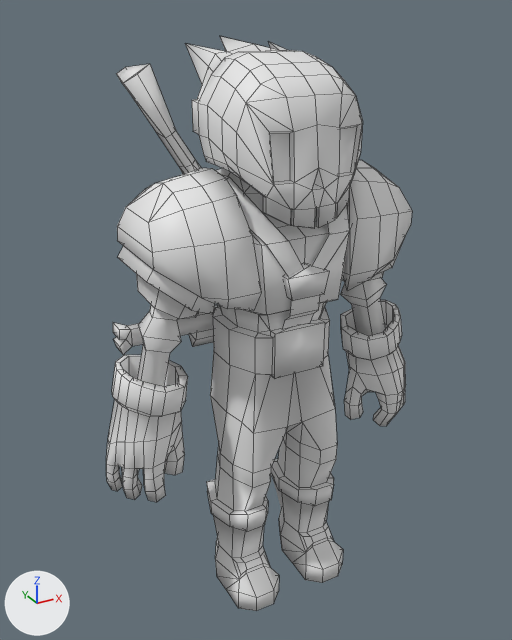
One commit to the Blender file Vochap/Assets/Models/Hero/vochap.blend: the scene before it, then after it.
Both versions are drawn from a 50 mm camera at (-6.56, -11.11, 11.77) aimed at (-0.03, 0.77, 5.84). Every picture has the same lights, and +X, +Y and +Z are marked at lower left. Mesh edges are drawn as thin lines. Materials are left out; every surface is plain grey.

The older version as bpy lines, for what is in view:
```python
me_mesmachete = bpy.data.meshes.new('MESmachete')
me_mesmachete.from_pydata(...)  # 30 vertices, 30 faces; spans x -0.19..0.19, y -3.79..0.96, z -0.52..0.3
me_mesmachete.polygons.foreach_set('use_smooth', [True] * 30)
me_mesmachete.materials.append(mat_matmachete)
me_messhortrifle = bpy.data.meshes.new('MESshortrifle')
me_messhortrifle.from_pydata(...)  # 85 vertices, 91 faces; spans x -0.6..0.6, y -0.92..0.53, z -2.31..1.59
me_messhortrifle.polygons.foreach_set('use_smooth', [True] * 91)
me_messhortrifle.materials.append(mat_matshortlife)
me_mesvochap = bpy.data.meshes.new('MESvochap')
me_mesvochap.from_pydata(...)  # 1030 vertices, 1035 faces; spans x -3.63..3.63, y 0.0..11.28, z -2.29..1.34
me_mesvochap.polygons.foreach_set('use_smooth', [True] * 1035)
me_mesvochap.materials.append(mat_matvochap)
ob_machete = bpy.data.objects.new('machete', me_mesmachete)
ob_machete.parent = ob_vochap
ob_machete.location = (-1.945, 5.856, -1.171)
ob_machete.rotation_euler = (-1.571, 1.571, 0.0)  # degrees (-90, 90, 0)
ob_shortrifle = bpy.data.objects.new('shortrifle', me_messhortrifle)
ob_shortrifle.parent = ob_vochap
ob_shortrifle.location = (-0.893, 8.937, -1.9)
ob_shortrifle.rotation_euler = (-1.571, 3.142, 3.665)  # degrees (-90, 180, 210)
ob_shortrifle.scale = (0.874, 0.874, 0.874)
ob_vochap = bpy.data.objects.new('vochap', me_mesvochap)
ob_vochap.location = (0.0, 0.0, 0.0)
ob_vochap.rotation_euler = (1.571, 0.0, 0.0)  # degrees (90, 0, 0)
```
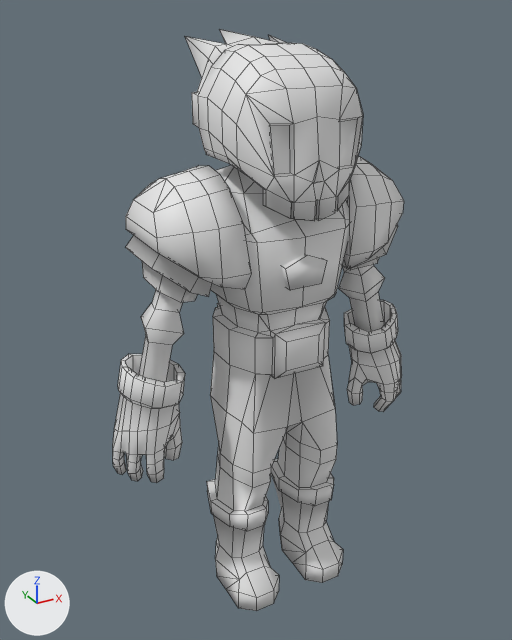
The change, as a list of edits to the scene's bpy script:
```text
Change me_mesvochap:
    used by ob_vochap; location = (0.0, 0.0, 0.0); rotation_euler = (1.571, 0.0, 0.0), in degrees (90, 0, 0)
    remove me_mesvochap.from_pydata(...)  # 1030 vertices, 1035 faces; spans x -3.63..3.63, y 0.0..11.28, z -2.29..1.34
    add me_mesvochap.from_pydata(...)  # 968 vertices, 1015 faces; spans x -3.48..3.48, y 0.0..11.4, z -2.29..1.34
    me_mesvochap part 1: the loose piece of 163 vertices spanning x 1.89..3.63, y 2.96..5.76, z -0.82..0.49 is rebuilt with 163 vertices and now spans x 1.95..3.48, y 3.34..5.79, z -0.73..0.42
    me_mesvochap part 2: the loose piece of 163 vertices spanning x -3.63..-1.88, y 2.96..5.76, z -0.82..0.52 is rebuilt with 163 vertices and now spans x -3.48..-1.95, y 3.34..5.79, z -0.73..0.42
    me_mesvochap part 3: the loose piece of 37 vertices spanning x 0.94..2.71, y 6.88..9.18, z -1.68..1.1 is rebuilt with 81 vertices and now spans x 1.04..2.88, y 5.03..9.23, z -1.49..0.92
    me_mesvochap part 4: the loose piece of 37 vertices spanning x -2.71..-0.94, y 6.88..9.18, z -1.68..1.1 is rebuilt with 81 vertices and now spans x -2.88..-1.04, y 5.03..9.23, z -1.49..0.92
    me_mesvochap part 5: 6 loose pieces with 104 vertices, spanning x -2.93..2.93, y 4.88..9.25, z -1.58..1.07, are deleted
    me_mesvochap part 6: 11 vertices moved from x -1.22..1.22, y 5.31..8.25, z -1.24..1.04 to x -1.12..1.12, y 5.31..8.32, z -1.24..0.9; 220 vertices removed from x -1.4..1.4, y 5.31..11.28, z -2.29..1.34; 190 vertices added at x -1.32..1.32, y 5.5..11.4, z -2.29..1.34
    me_mesvochap part 7: 17 vertices removed from x -1.23..1.19, y 0.67..0.9, z 0.33..0.67; 1 vertex added at x -1.22, y 0.9, z 0.33
Change ob_machete:
    add ob_machete.hide_viewport = True
Change ob_shortrifle:
    add ob_shortrifle.hide_viewport = True
```

Location of each change, (x1, y1, x2, y2) in pixels of the pictures (512 x 640 px; the box of a moved part takes in the faces that stretch with it):
'vochap', reshaped
    before: (106, 36, 412, 611)
    after: (113, 29, 404, 611)
'shortrifle', hidden
    before: (116, 64, 201, 174)
'machete', hidden
    before: (113, 305, 220, 354)
part 1 of me_mesvochap, rebuilt (11% narrower, 12% shorter)
    before: (341, 300, 406, 426)
    after: (344, 300, 402, 411)
part 2 of me_mesvochap, rebuilt (12% narrower, 12% shorter)
    before: (106, 355, 188, 502)
    after: (113, 354, 185, 483)
part 3 of me_mesvochap, rebuilt
    before: (343, 160, 412, 291)
    after: (338, 157, 404, 332)
part 4 of me_mesvochap, rebuilt (12% narrower, 52% taller)
    before: (117, 168, 262, 310)
    after: (125, 165, 252, 382)
part 5 of me_mesvochap, deleted
    before: (118, 240, 404, 387)
part 6 of me_mesvochap, moved or reshaped
    before: (185, 36, 363, 315)
    after: (185, 29, 363, 379)
part 7 of me_mesvochap, cut back
    before: (213, 515, 334, 579)
    after: (213, 515, 246, 579)
